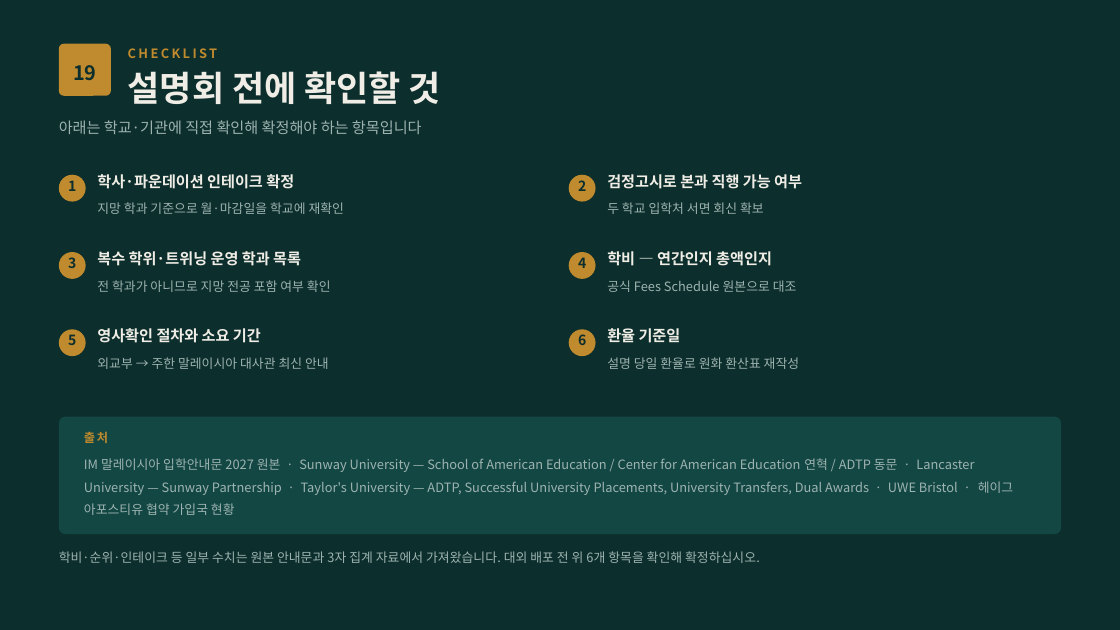
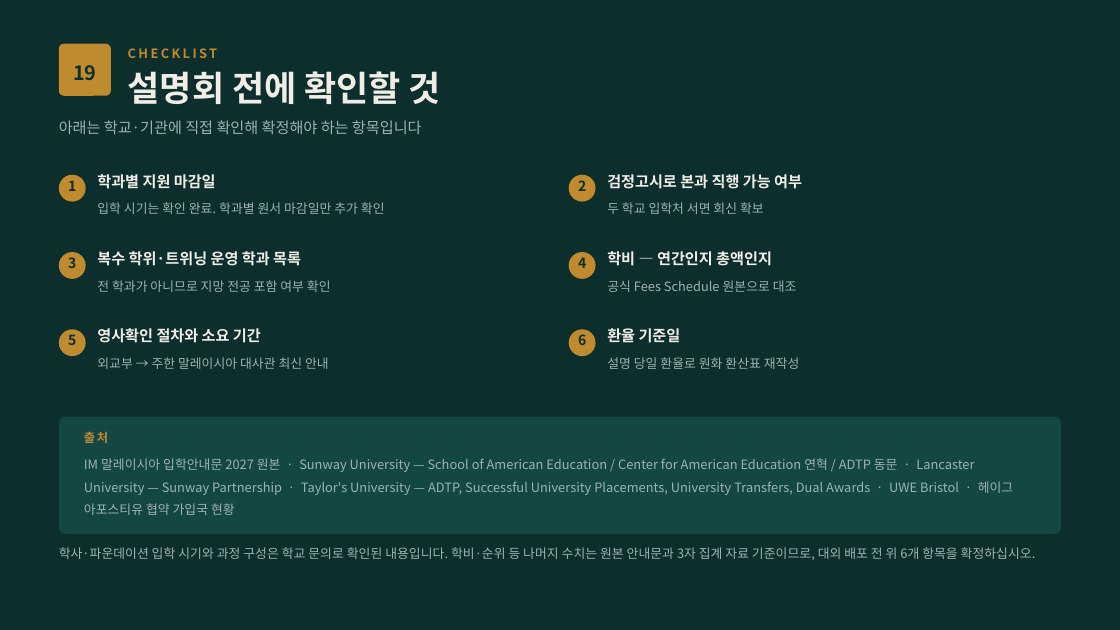
Before and after one commit to ChampionJohan/Johan, a slide deck: slide 20 of design/malaysia-study-live/IM말레이시아_입학안내문_2027_통합판.pptx. Drawn at 1120x630 pixels with LibreOffice and Linux fonts; fonts in the diff are those of the drawing. Boxes give left, top, right and bottom in pixels: in the first picture for what was removed or moved away, otherwise in the second. Text is boxed around its words. In the diff, an @@ line names an element or a change of style, - is before the commit and + after.

```diff
--- a/design/malaysia-study-live/IM말레이시아_입학안내문_2027_통합판.pptx
+++ b/design/malaysia-study-live/IM말레이시아_입학안내문_2027_통합판.pptx
@@ text at box(97, 174, 216, 189): text changed @@
-학사·파운데이션 인테이크 확정
+학과별 지원 마감일
@@ text at box(97, 202, 385, 214): text changed @@
-지망 학과 기준으로 월·마감일을 학교에 재확인
+입학 시기는 확인 완료. 학과별 원서 마감일만 추가 확인
@@ text at box(59, 547, 1036, 560): text changed @@
-학비·순위·인테이크 등 일부 수치는 원본 안내문과 3자 집계 자료에서 가져왔습니다. 대외 배포 전 위 6개 항목을 확인해 확정하십시오.
+학사·파운데이션 입학 시기와 과정 구성은 학교 문의로 확인된 내용입니다. 학비·순위 등 나머지 수치는 원본 안내문과 3자 집계 자료 기준이므로, 대외 배포 전 위 6개 항목을 확정하십시오.
```
Also in this commit, not shown: 1 other slide changed, 6 other files.
